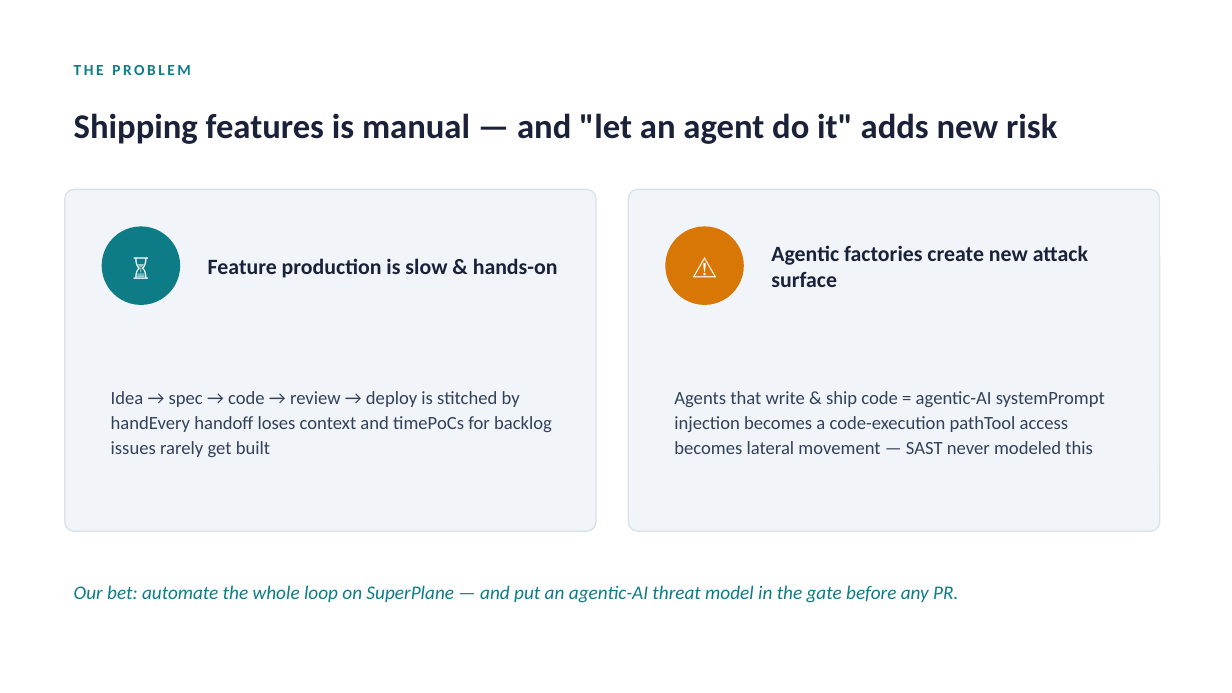
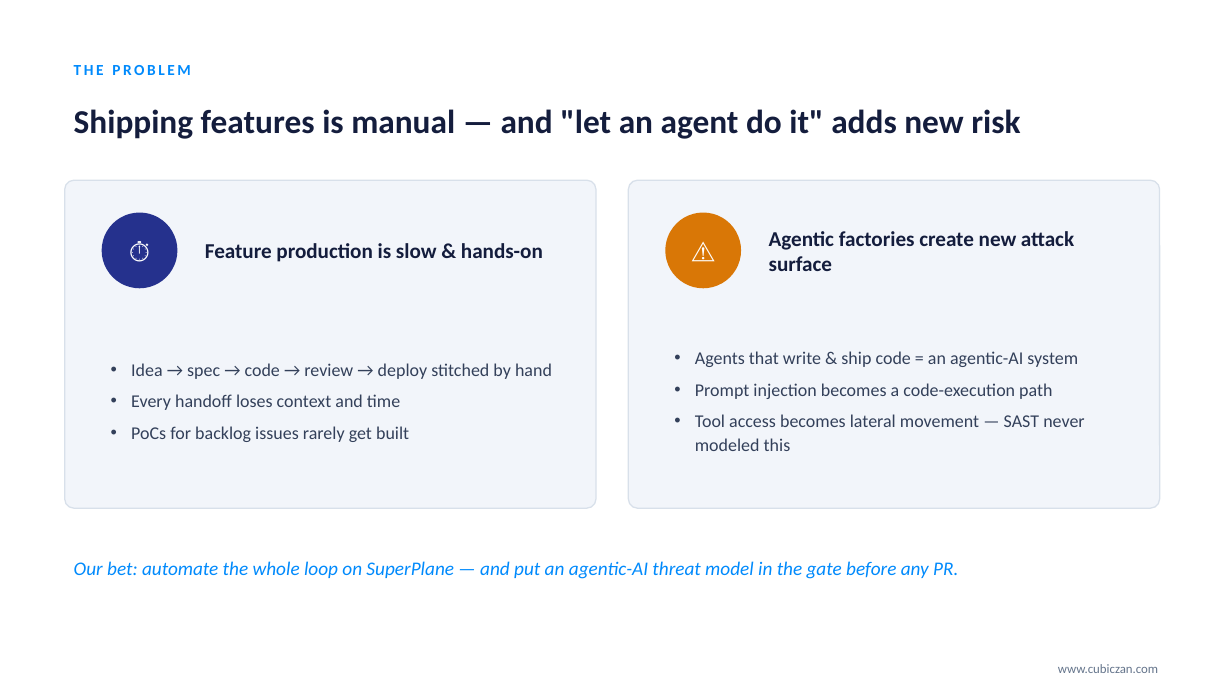
Before and after one commit to Cubiczan/software-factory, a slide deck: slide 2 of SuperPlane-Software-Factory.pptx. Drawn at 1232x693 pixels with LibreOffice and Linux fonts; fonts in the diff are those of the drawing. Boxes give left, top, right and bottom in pixels: in the first picture for what was removed or moved away, otherwise in the second. Text is boxed around its words. In the diff, an @@ line names an element or a change of style, - is before the commit and + after.

```diff
--- a/SuperPlane-Software-Factory.pptx
+++ b/SuperPlane-Software-Factory.pptx
@@ text "THE PROBLEM" at [74, 65, 191, 75]: text colour #0E7C86 to #008AFC @@
@@ text "Shipping features is manual — ..." at [74, 109, 1020, 139]: size 27 to 26 pt, text colour #1A2138 to #141D3D @@
@@ rounded rectangle: place and size @@
-rounded rectangle at [65, 189, 596, 531]
+rounded rectangle at [65, 180, 596, 508]
@@ rounded rectangle at [65, 180, 596, 508]: fill #F1F5F9 to #F2F5FA; proportions changed @@
@@ rounded rectangle at [628, 180, 1160, 508]: fill #F1F5F9 to #F2F5FA; proportions changed @@
@@ rounded rectangle: place and size @@
-rounded rectangle at [628, 189, 1160, 531]
+rounded rectangle at [628, 180, 1160, 508]
@@ text at [102, 213, 177, 288]: text changed; size 18.7 to 18 pt @@
-⏳
+⏱
@@ ellipse: place and size @@
-ellipse at [102, 226, 180, 305]
+ellipse at [102, 213, 177, 288]
@@ ellipse at [102, 213, 177, 288]: fill #0E7C86 to #25318D @@
@@ text "Feature production is slow & ...": place and size @@
-text "Feature production is slow & ..." at [208, 258, 558, 278]
+text "Feature production is slow & ..." at [205, 243, 543, 262]
@@ text "Feature production is slow & ..." at [205, 243, 543, 262]: size 17 to 16.5 pt, text colour #1A2138 to #141D3D @@
@@ ellipse: place and size @@
-ellipse at [665, 226, 744, 305]
+ellipse at [665, 213, 741, 288]
@@ text "⚠": place and size @@
-text "⚠" at [665, 226, 744, 305]
+text "⚠" at [665, 213, 741, 288]
@@ text "⚠" at [665, 213, 741, 288]: size 18.7 to 18 pt @@
@@ text "Agentic factories create new attack ..." at [769, 231, 1074, 271]: size 17 to 16.5 pt, text colour #1A2138 to #141D3D @@
@@ text "Agentic factories create new attack ...": place and size @@
-text "Agentic factories create new attack ..." at [771, 245, 1088, 287]
+text "Agentic factories create new attack ..." at [769, 231, 1074, 271]
@@ text at [695, 351, 1084, 451]: text changed; size 14.5 to 14 pt @@
-• Agents that write & ship code = agentic-AI systemPrompt injection becomes a code-execution pathTool access becomes lateral movement — SAST never modeled this
+• Agents that write & ship code = an agentic-AI system
+• Prompt injection becomes a code-execution path
+• Tool access becomes lateral movement — SAST never modeled this
@@ text at [131, 363, 552, 442]: text changed; size 14.5 to 14 pt @@
-• Idea → spec → code → review → deploy is stitched by handEvery handoff loses context and timePoCs for backlog issues rarely get built
+• Idea → spec → code → review → deploy stitched by hand
+• Every handoff loses context and time
+• PoCs for backlog issues rarely get built
@@ text "Our bet: automate the whole ..." at [74, 561, 958, 579]: text colour #0E7C86 to #008AFC @@
@@ text "Our bet: automate the whole ...": place and size @@
-text "Our bet: automate the whole ..." at [74, 585, 958, 603]
+text "Our bet: automate the whole ..." at [74, 561, 958, 579]
@@ text added at [1058, 664, 1158, 673], 10 pt, text #64748B @@
+www.cubiczan.com
```
Also in this commit, not shown: 7 other slides changed, 1 other file.
